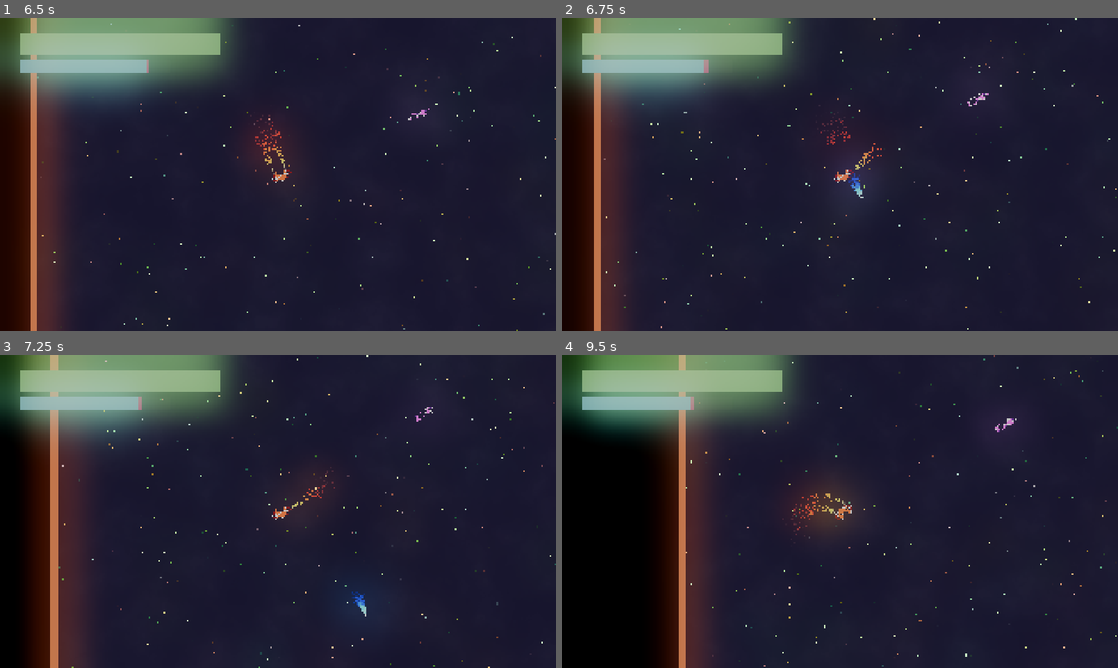
Above: before the commit, frames 1-4 (two rows, left to right).
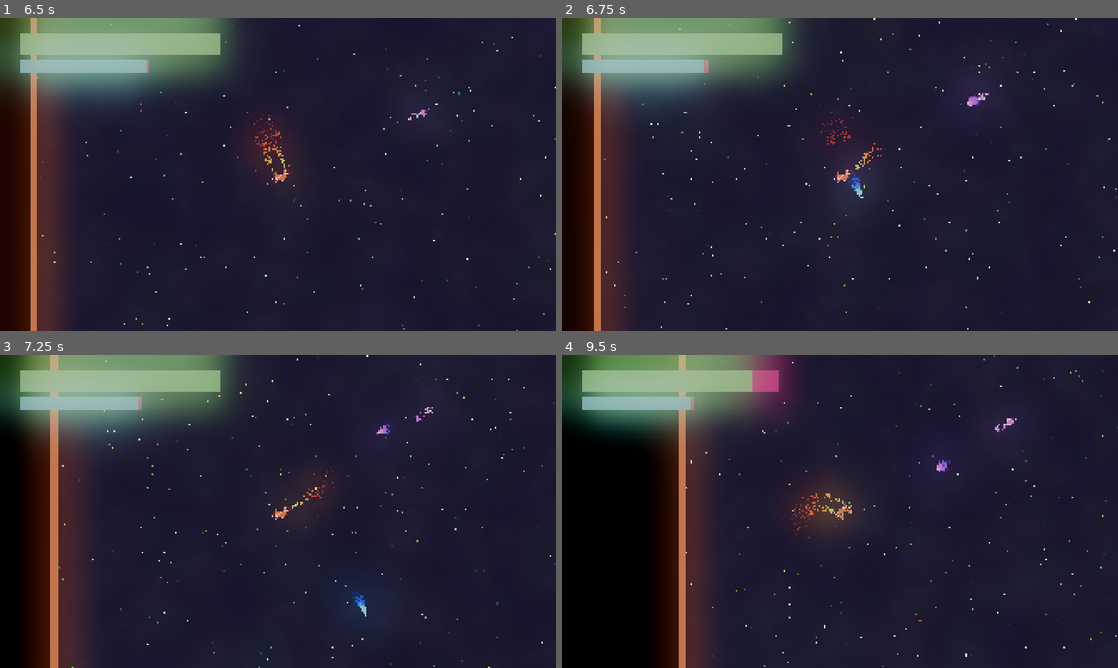
Above: after the commit, the same moments.

Repository: Lunix-420/OrbitOfPain
Game: Godot game, scene res://scenes/world/World.tscn
The game is run twice, just before and just after one commit, with the same random seed, the same clock (stepped at 60 frames per second) and the same inputs. Sound files missing from this copy of the repository are replaced by a short silence.
Inputs:
- Up to frame 1 (6.5 s): click "START" at 0.5 s; tap Enter (action_start_next_wave) at 1.25, 2.85 s; hold Ctrl (action_shield) 1.28-2.03 s; hold W (move_forward) 1.28-2.78 s; tap Space (action_shoot) at 2.1 s; hold A (move_left) 2.78-4.28 s; tap Shift (action_teleport) at 3.6 s; hold S (move_backwards) 4.28-5.03 s; hold E (move_turn_ccw) 4.28-5.03 s; hold D (move_right) 5.03-5.78 s; tap Q (move_turn_cw) at 5.1 s; hold W (move_forward) from 5.78 s (still down); hold Ctrl (action_shield) from 5.78 s (still down)
- Up to frame 2 (6.75 s): release W (move_forward) at 6.53 s; release Ctrl (action_shield) at 6.53 s; hold D (move_right) from 6.53 s (still down); tap Space (action_shoot) at 6.6 s
- Up to frame 3 (7.25 s): keep holding D (move_right)
- Up to frame 4 (9.5 s): tap Enter (action_start_next_wave) at 7.35 s; tap Shift (action_teleport) at 8.1 s; release D (move_right) at 8.78 s; hold S (move_backwards) from 8.78 s (still down); hold E (move_turn_ccw) from 8.78 s (still down)

Frame 1 is identical in both runs. In frame 2, less than 0.1% of the frame differs, in the area x 72-76%, y 24-29%; in frame 3, less than 0.1%; in frame 4, 1.8%, in the area x 31-71%, y 0-38%.
Error before the commit: Cannot call method 'instantiate' on a null value. (res://scripts/chaser.gd:59)

Commit message:
feat: Improve second spawner wave

Diff:
--- a/scenes/ships/Chaser.tscn
+++ b/scenes/ships/Chaser.tscn
@@ -1,7 +1,8 @@
-[gd_scene load_steps=6 format=3 uid="uid://dq44tpy22jtkp"]
+[gd_scene load_steps=7 format=3 uid="uid://dq44tpy22jtkp"]
 
 [ext_resource type="Script" uid="uid://bgpwgvnomb7if" path="res://scripts/chaser.gd" id="1_xmjnl"]
 [ext_resource type="PackedScene" uid="uid://cx8dcf6b4y0y0" path="res://scenes/remnants/Energy.tscn" id="2_1av3t"]
+[ext_resource type="PackedScene" uid="uid://d73nk7l030ma" path="res://scenes/projectiles/ChaserProjectile.tscn" id="3_xmjnl"]
 [ext_resource type="Texture2D" uid="uid://cyt6gisrtkt4w" path="res://ships/02.png" id="4_g3ior"]
 [ext_resource type="PackedScene" uid="uid://ui0uuof2k546" path="res://scenes/remnants/Explosion.tscn" id="5_kg105"]
 
@@ -12,6 +13,7 @@
 [node name="CharacterBody2D" type="CharacterBody2D"]
 script = ExtResource("1_xmjnl")
 energy_scene = ExtResource("2_1av3t")
+projectile_scene = ExtResource("3_xmjnl")
 
 [node name="Sprite2D" type="Sprite2D" parent="."]
 scale = Vector2(0.25, 0.25)
--- a/scenes/ships/Player.tscn
+++ b/scenes/ships/Player.tscn
@@ -12,6 +12,7 @@
 [ext_resource type="AudioStream" uid="uid://c2xspvdxljwqv" path="res://sounds/exhaust.ogg" id="7_cw2d6"]
 [ext_resource type="AudioStream" uid="uid://l1uirt0tkejx" path="res://sounds/damage.mp3" id="8_bruh7"]
 [ext_resource type="PackedScene" uid="uid://ui0uuof2k546" path="res://scenes/remnants/Explosion.tscn" id="8_khinc"]
+[ext_resource type="PackedScene" uid="uid://db7t1gcea1pas" path="res://scenes/ships/Spiral.tscn" id="8_rd3ux"]
 [ext_resource type="Texture2D" uid="uid://canxime7mrlmv" path="res://images/Shield.png" id="13_1wvft"]
 
 [sub_resource type="CircleShape2D" id="CircleShape2D_qu4a1"]
@@ -144,8 +145,8 @@
 [node name="Spawner" type="Node2D" parent="."]
 position = Vector2(-23, -5)
 script = ExtResource("3_3li8b")
-enemy_scene = ExtResource("5_w73tk")
-fast_enemy_scene = ExtResource("5_w73tk")
+chaser_scene = ExtResource("5_w73tk")
+spiral_scene = ExtResource("8_rd3ux")
 endless_enemy_scenes = {}
 
 [node name="Camera" type="Camera2D" parent="."]
--- a/scenes/ships/Spiral.tscn
+++ b/scenes/ships/Spiral.tscn
@@ -1,7 +1,8 @@
-[gd_scene load_steps=6 format=3 uid="uid://db7t1gcea1pas"]
+[gd_scene load_steps=7 format=3 uid="uid://db7t1gcea1pas"]
 
 [ext_resource type="Script" uid="uid://26nnhg8x06g7" path="res://scripts/sprial.gd" id="1_8gcb8"]
 [ext_resource type="PackedScene" uid="uid://cx8dcf6b4y0y0" path="res://scenes/remnants/Energy.tscn" id="2_adcb0"]
+[ext_resource type="PackedScene" uid="uid://bpuyign1c6da5" path="res://scenes/projectiles/SpiralProjectile.tscn" id="2_l1k44"]
 [ext_resource type="Texture2D" uid="uid://ere5ihfym7r5" path="res://ships/42783.png" id="4_eu7gv"]
 [ext_resource type="PackedScene" uid="uid://ui0uuof2k546" path="res://scenes/remnants/Explosion.tscn" id="5_2l4tf"]
 
@@ -12,6 +13,7 @@
 [node name="CharacterBody2D" type="CharacterBody2D"]
 script = ExtResource("1_8gcb8")
 energy_scene = ExtResource("2_adcb0")
+projectile_scene = ExtResource("2_l1k44")
 
 [node name="Sprite2D" type="Sprite2D" parent="."]
 scale = Vector2(0.5, 0.5)
--- a/scripts/spawner.gd
+++ b/scripts/spawner.gd
@@ -8,8 +8,8 @@
 @onready var canvas: CanvasLayer = camera.get_node("CanvasLayer")
 
 #Scenes
-@export var enemy_scene: PackedScene
-@export var fast_enemy_scene: PackedScene
+@export var chaser_scene: PackedScene
+@export var spiral_scene: PackedScene
 
 #Enemy List
 var current_enemies := []
@@ -26,107 +26,108 @@
 			{
 				"spawn_delay": 0.0,
 				"enemies": [
-					{ "scene": enemy_scene, "count": 1 }
-				]
-			},
-			{
-				"spawn_delay": 10.0,
-				"enemies": [
-					{ "scene": enemy_scene, "count": 2 }
-				]
-			},
-			{
-				"spawn_delay": 10.0,
-				"enemies": [
-					{ "scene": enemy_scene, "count": 3 }
-				]
-			}
-		]
-	},
-	{
-		"subwaves": [
-			{
-				"spawn_delay": 0.0,
-				"enemies": [
-					{ "scene": enemy_scene, "count": 5 }
-				]
-			},
-			{
-				"spawn_delay": 15.0,
-				"enemies": [
-					{ "scene": enemy_scene, "count": 6 }
+					{ "scene": chaser_scene, "count": 1 }
+				]
+			},
+			{
+				"spawn_delay": 10.0,
+				"enemies": [
+					{ "scene": chaser_scene, "count": 2 }
+				]
+			},
+			{
+				"spawn_delay": 10.0,
+				"enemies": [
+					{ "scene": chaser_scene, "count": 3 }
+				]
+			}
+		]
+	},
+	{
+		"subwaves": [
+			{
+				"spawn_delay": 0.0,
+				"enemies": [
+					{ "scene": spiral_scene, "count": 2 }
+				]
+			},
+			{
+				"spawn_delay": 10.0,
+				"enemies": [
+					{ "scene": chaser_scene, "count": 3 }
+				]
+			},
+			{
+				"spawn_delay": 10.0,
+				"enemies": [
+					{ "scene": chaser_scene, "count": 3 },
+					{ "scene": spiral_scene, "count": 2 }
+				]
+			}
+		]
+	},
+	{
+		"subwaves": [
+			{
+				"spawn_delay": 0.0,
+				"enemies": [
+					{ "scene": chaser_scene, "count": 10 }
 				]
 			},
 			{
 				"spawn_delay": 20.0,
 				"enemies": [
-					{ "scene": enemy_scene, "count": 7 }
-				]
-			}
-		]
-	},
-	{
-		"subwaves": [
-			{
-				"spawn_delay": 0.0,
-				"enemies": [
-					{ "scene": enemy_scene, "count": 10 }
-				]
-			},
-			{
-				"spawn_delay": 20.0,
-				"enemies": [
-					{ "scene": enemy_scene, "count": 15 }
+					{ "scene": chaser_scene, "count": 15 }
 				]
 			},
 			{
 				"spawn_delay": 30.0,
 				"enemies": [
-					{ "scene": enemy_scene, "count": 30 }
-				]
-			}
-		]
-	},
-	{
-		"subwaves": [
-			{
-				"spawn_delay": 0.0,
-				"enemies": [
-					{ "scene": enemy_scene, "count": 50 }
+					{ "scene": chaser_scene, "count": 30 }
+				]
+			}
+		]
+	},
+	{
+		"subwaves": [
+			{
+				"spawn_delay": 0.0,
+				"enemies": [
+					{ "scene": chaser_scene, "count": 50 }
 				]
 			},
 			{
 				"spawn_delay": 30.0,
 				"enemies": [
-					{ "scene": enemy_scene, "count":  50 }
+					{ "scene": chaser_scene, "count":  50 }
 				]
 			},
 			{
 				"spawn_delay": 30.0,
 				"enemies": [
-					{ "scene": enemy_scene, "count": 50 }
-				]
-			}
-		]
-	},
-	{
-		"subwaves": [
-			{
-				"spawn_delay": 0.0,
-				"enemies": [
-					{ "scene": enemy_scene, "count": 100 }
+					{ "scene": chaser_scene, "count": 50 }
+				]
+			}
+		]
+	},
+	{
+		"subwaves": [
+			{
+				"spawn_delay": 0.0,
+				"enemies": [
+					{ "scene": chaser_scene, "count": 100 }
 				]
 			},
 			{
 				"spawn_delay": 50.0,
 				"enemies": [
-					{ "scene": enemy_scene, "count":  100 }
+					{ "scene": chaser_scene, "count":  100 }
 				]
 			},
 			{
 				"spawn_delay": 120.0,
 				"enemies": [
-					{ "scene": enemy_scene, "count": 200 }
+					{ "scene": chaser_scene, "count": 200 }
 				]
 			}
 		]
@@ -134,13 +135,13 @@
 ]
 
 @export var endless_enemy_scenes: Dictionary = {
-	"Enemy": {
-		"scene":enemy_scene,
+	"Chaser": {
+		"scene":chaser_scene,
 		"interval": 3.0,
 		"timer": 0.0
 	},
-	"FastEnemy": {
-		"scene": fast_enemy_scene,
+	"Spiral": {
+		"scene": spiral_scene,
 		"interval": 5.0,
 		"timer": 0.0
 	}
Not shown: 1 places in scenes/ships/Player.tscn that only renumber resources
